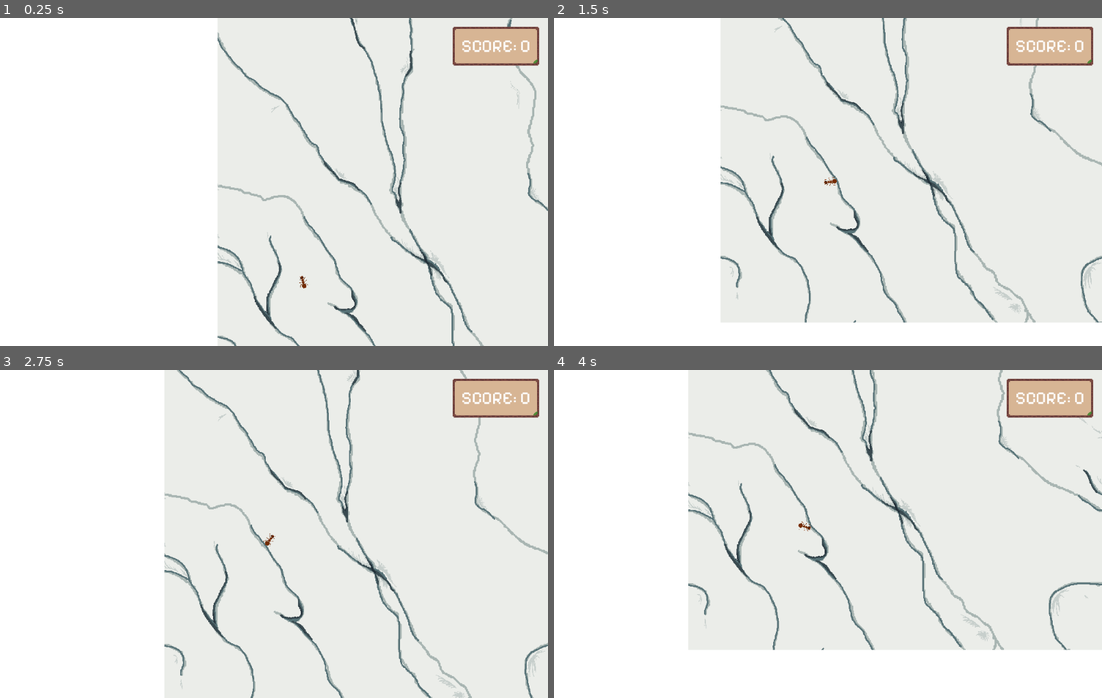
Above: before the commit, frames 1-4 (two rows, left to right).
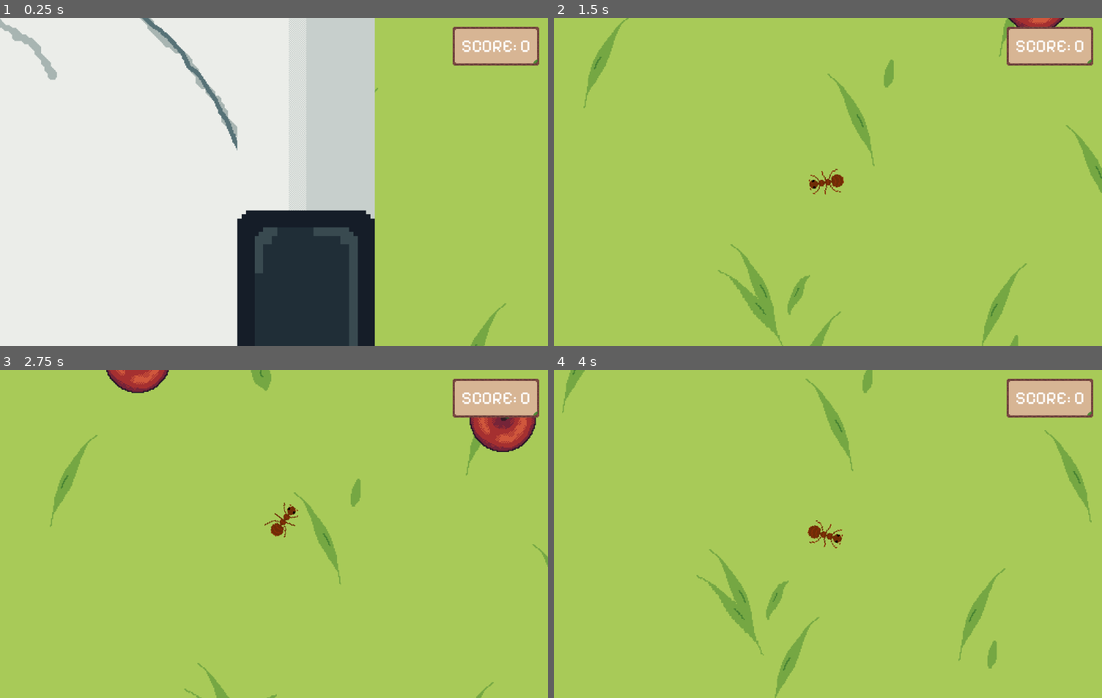
Above: after the commit, the same moments.

Repository: emilijaMarija/ants
Game: Godot game, scene res://game_scene.tscn
Two runs of this game, one before a commit and one after it. Both use one fixed random seed, a clock stepped at 60 frames per second and the inputs below.
Inputs (mouse positions are in pixels of both pictures, inside the frame that each line leads up to):
- Up to frame 1 (0.25 s): no input
- Up to frame 2 (1.5 s): move the mouse to (948, 165) at 0.52 s; move the mouse to (718, 198) at 1.27 s
- Up to frame 3 (2.75 s): move the mouse to (328, 461) at 2.02 s
- Up to frame 4 (4 s): move the mouse to (800, 599) at 2.77 s; move the mouse to (992, 583) at 3.52 s

The runs differ from the first frame. In frame 1, 49% of the frame differs, in the area x 0-100%, y 0-100%; in frame 2, 98%; in frame 3, 98%; in frame 4, 98%.

Commit message:
them apples

Diff:
--- /dev/null
+++ b/apple/apple.gd
@@ -0,0 +1,15 @@
+extends Node2D
+
+func _ready() -> void:
+	pass
+
+
+func _process(delta: float) -> void:
+	pass
+
+
+func _on_area_2d_body_entered(body: Node2D) -> void:
+	if !body.is_in_group("ants"):
+		return
+	events.apple_eaten.emit(self, body)
+	queue_free()
--- /dev/null
+++ b/apple/apple.tscn
@@ -0,0 +1,20 @@
+[gd_scene load_steps=4 format=3 uid="uid://cd778eev4annj"]
+
+[ext_resource type="Script" path="res://apple/apple.gd" id="1_uwwor"]
+[ext_resource type="Texture2D" uid="uid://dvffr77sf5h0t" path="res://assets/apple.png" id="2_mfgey"]
+
+[sub_resource type="CircleShape2D" id="CircleShape2D_h701n"]
+radius = 33.18
+
+[node name="Apple" type="Node2D"]
+script = ExtResource("1_uwwor")
+
+[node name="Sprite2D" type="Sprite2D" parent="."]
+texture = ExtResource("2_mfgey")
+
+[node name="Area2D" type="Area2D" parent="."]
+
+[node name="CollisionShape2D" type="CollisionShape2D" parent="Area2D"]
+shape = SubResource("CircleShape2D_h701n")
+
+[connection signal="body_entered" from="Area2D" to="." method="_on_area_2d_body_entered"]
--- a/events.gd
+++ b/events.gd
@@ -1,3 +1,5 @@
 extends Node
 
 signal ant_eaten(value: Node2D)
+
+signal apple_eaten(apple: Node2D, ant: Node2D)
--- a/game_scene.gd
+++ b/game_scene.gd
@@ -3,24 +3,57 @@
 @export_group("Game options")
 @export var ant_scene: PackedScene
 @export var sugar_scene: PackedScene
+@export var apple_scene: PackedScene
 
 @onready var _ants_parent = $Ants
 @onready var _sugars_parent = $Sugars
+@onready var _apples_parent = $Apples
 @onready var _cam = $Camera2D
 
 @onready var _sugar_spawn_timer = $"Sugar spawn timer"
 
 const max_sugars = 20
 
+func multiply_ants(count: int) -> void:
+	var ant_count = _ants_parent.get_child_count()
+	correct_zoom()
+	for i in range(max(1, count)):
+		var new_ant = ant_scene.instantiate()
+		new_ant.position = _ants_parent.get_child(i).position
+		new_ant.add_to_group("ants")
+		_ants_parent.add_child(new_ant)
+
+func _on_apple_picked_up(apple: Node2D, ant: Node2D) -> void:
+	multiply_ants(3)
+
+func _on_sugar_picked_up() -> void:
+	multiply_ants(1)
+
+func _ready() -> void:
+	correct_zoom()
+	_sugar_spawn_timer.connect("timeout", spawn_sugar)
+	events.ant_eaten.connect(on_ant_eaten)
+	events.apple_eaten.connect(_on_apple_picked_up)
+	for i in 10:
+		spawn_sugar()
+		_spawn_apple()
+	for sugar in get_tree().get_nodes_in_group("sugars"):
+		sugar.connect("sugar_picked_up", _on_sugar_picked_up)
+
 func correct_zoom() -> void:
 	var ant_count = _ants_parent.get_child_count()
-	var max_ants_zoom = 30.0
-	var x = clamp(ant_count, 0, max_ants_zoom)
-	_cam.zoom = Vector2(1, 1) * (2.0 - (2.0 / max_ants_zoom) * x)
+	_cam.zoom = Vector2(1, 1) * max(pow(0.98, ant_count) * 2, 0.6)
 
 func generate_sugar_position() -> Vector2:
 	var random_x = randf_range(32, 1000)
 	var random_y = randf_range(32, -2000)
+
+	return Vector2(random_x, random_y)
+
+
+func generate_apple_position() -> Vector2:
+	var random_x = randf_range(1150, 3200)
+	var random_y = randf_range(-1000, 1000)
 
 	return Vector2(random_x, random_y)
 
@@ -33,26 +66,16 @@
 	_sugars_parent.add_child(instance)
 	instance.connect("sugar_picked_up", _on_sugar_picked_up)
 
+func _spawn_apple() -> void:
+	if get_tree().get_nodes_in_group("apples").size() >= 25:
+		return
+	var instance = apple_scene.instantiate()
+	instance.position = generate_apple_position()
+	instance.add_to_group("apples")
+	_apples_parent.add_child(instance)
+
 func on_ant_eaten(body: Node2D) -> void:
 	correct_zoom()
-
-func _ready() -> void:
-	_sugar_spawn_timer.connect("timeout", spawn_sugar)
-	events.ant_eaten.connect(on_ant_eaten)
-	for i in 10:
-		spawn_sugar()
-	for sugar in get_tree().get_nodes_in_group("sugars"):
-		sugar.connect("sugar_picked_up", _on_sugar_picked_up)
-
-func _on_sugar_picked_up() -> void:
-	var ant_count = _ants_parent.get_child_count()
-	correct_zoom()
-	for i in range(max(1, ant_count * 0.1)):
-		var new_ant = ant_scene.instantiate()
-		new_ant.position = _ants_parent.get_child(i).position
-		new_ant.add_to_group("ants")
-		_ants_parent.add_child(new_ant)
-
 
 # Called every frame. 'delta' is the elapsed time since the previous frame.
 func _process(delta: float) -> void:
--- a/game_scene.tscn
+++ b/game_scene.tscn
@@ -1,8 +1,9 @@
-[gd_scene load_steps=15 format=4 uid="uid://d3oi38i7201mq"]
+[gd_scene load_steps=16 format=4 uid="uid://d3oi38i7201mq"]
 
 [ext_resource type="Script" path="res://game_scene.gd" id="1_7dbf0"]
 [ext_resource type="PackedScene" uid="uid://b2526ml0jylg3" path="res://ant/ant.tscn" id="1_o4o3v"]
 [ext_resource type="PackedScene" uid="uid://d180hlq7afle8" path="res://sugar/sugar.tscn" id="2_aq5n8"]
+[ext_resource type="PackedScene" uid="uid://cd778eev4annj" path="res://apple/apple.tscn" id="4_p16ac"]
 [ext_resource type="TileSet" uid="uid://bdop0u32x28ex" path="res://assets/background/tile_set.tres" id="4_s0e5j"]
 [ext_resource type="PackedScene" uid="uid://7d6bwmfcr17c" path="res://anteater/anteater.tscn" id="5_lh8r2"]
 [ext_resource type="PackedScene" uid="uid://cultwn2a7j772" path="res://ui/ui.tscn" id="6_inxoj"]
@@ -34,6 +35,7 @@
 script = ExtResource("1_7dbf0")
 ant_scene = ExtResource("1_o4o3v")
 sugar_scene = ExtResource("2_aq5n8")
+apple_scene = ExtResource("4_p16ac")
 
 [node name="TileMapLayer" type="TileMapLayer" parent="."]
 tile_map_data = PackedByteArray("AAAAAP//AAAAAAAAAAAAAAAAAAAAAAAAAAABAP//AQAAAAAAAAABAAAAAQAAAAAAAAACAAAAAQAAAAAAAAACAP//AQAAAAAAAAA=")
@@ -51,12 +53,14 @@
 [node name="Ants" type="Node" parent="."]
 
 [node name="Ant" parent="Ants" groups=["ants"] instance=ExtResource("1_o4o3v")]
-position = Vector2(233, 803)
+position = Vector2(1748, 258)
 
 [node name="Sugars" type="Node2D" parent="."]
 
 [node name="Sugar" parent="Sugars" groups=["sugars"] instance=ExtResource("2_aq5n8")]
 position = Vector2(175, -31)
+
+[node name="Apples" type="Node" parent="."]
 
 [node name="Sugar spawn timer" type="Timer" parent="."]
 wait_time = 3.0
@@ -99,3 +103,9 @@
 
 [node name="Nest" parent="." instance=ExtResource("8_o2gpr")]
 position = Vector2(2684, -545)
+
+[node name="Apple spawn timer" type="Timer" parent="."]
+wait_time = 3.0
+autostart = true
+
+[connection signal="timeout" from="Apple spawn timer" to="." method="_spawn_apple"]
Not shown, changed: assets/UI/board.png.import
Not shown, changed: assets/UI/board_leaf.png.import
Not shown, changed: assets/UI/score/board1.png.import
Not shown, changed: assets/UI/score/board2.png.import
Not shown, changed: assets/UI/score/board3.png.import
Not shown, changed: assets/UI/score/board4.png.import
Not shown, changed: assets/UI/score/board5.png.import
Not shown, changed: assets/UI/score/board6.png.import
Not shown, changed: assets/UI/score/board7.png.import
Not shown, changed: assets/UI/score/board8.png.import
Not shown, changed: assets/UI/score/board9.png.import
Not shown, changed: assets/UI/score_leaf/board1.png.import
(and 12 more such lines)
